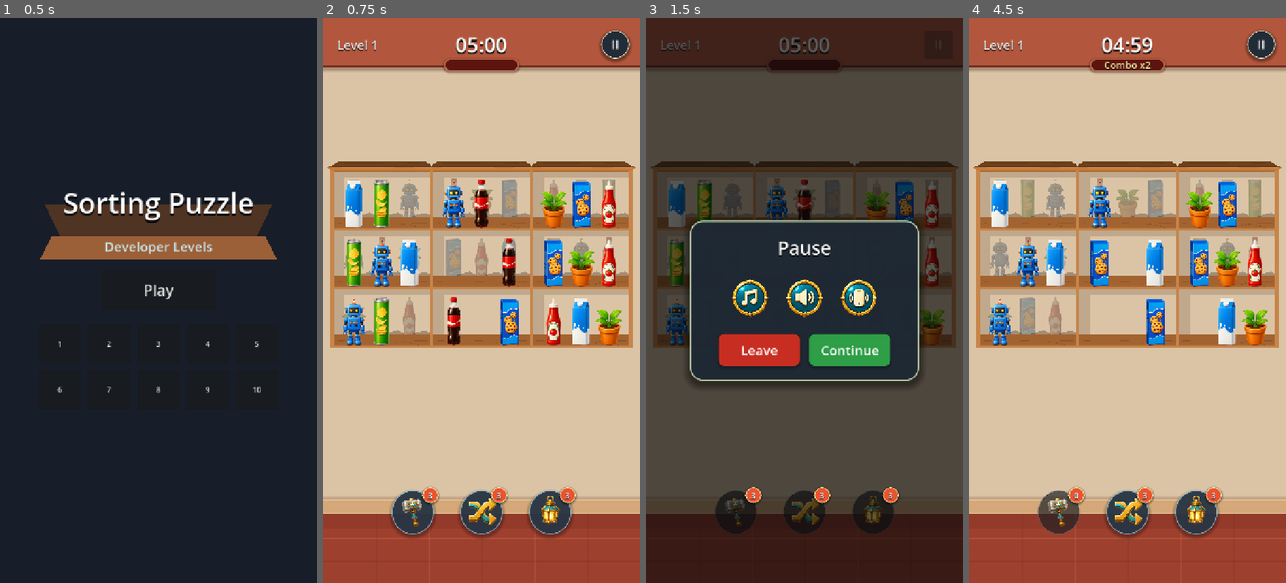
Above: before the commit, frames 1-4 (left to right).
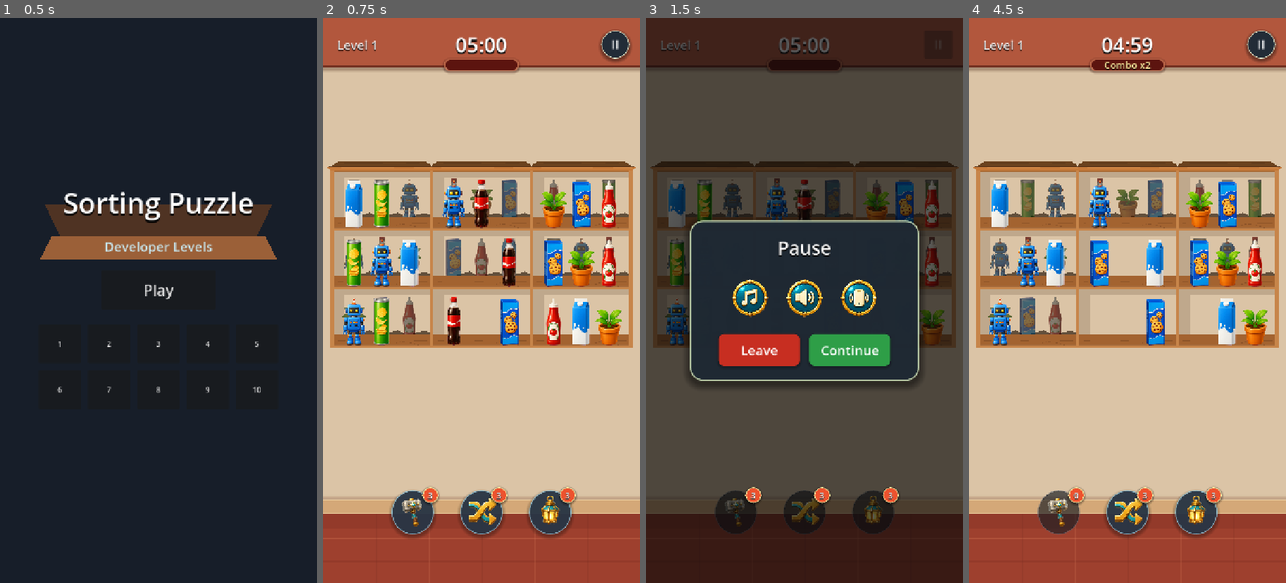
Above: after the commit, the same moments.

Repository: vladeque/sorting-puzzle
Game: Godot game, scene res://scenes/main_menu.tscn
Two runs of this game, one before a commit and one after it. Both use one fixed random seed, a clock stepped at 60 frames per second and the inputs below.
Inputs:
- Up to frame 1 (0.5 s): no input
- Up to frame 2 (0.75 s): click "Play" at 0.5 s
- Up to frame 3 (1.5 s): click "II" at 1.25 s
- Up to frame 4 (4.5 s): click "Continue" at 2 s; click "3" at 2.75 s; click "2" at 3.5 s; click "1" at 4.25 s

Frame 1 is identical in both runs. In frame 2, 2.3% of the frame differs, in the area x 6-97%, y 28-56%; in frame 3, 0.4%; in frame 4, 2.8%.

Commit message:
Adjust candy bag and shelf back-layer tint

Diff:
--- a/scripts/shelf.gd
+++ b/scripts/shelf.gd
@@ -8,7 +8,7 @@
 @export var back_layer_z_index := 4
 @export var back_layer_item_z_index := 0
 @export var back_layer_item_scale := 0.86
-@export var back_layer_item_modulate := Color(0.42, 0.42, 0.42, 0.34)
+@export var back_layer_item_modulate := Color(0.376, 0.376, 0.376, 0.706)
 
 
 func add_back_layer(layer_index: int, front_slots: Array[Node2D]) -> Array[Node2D]:
Binary file changed: assets/items/item_candy_bag.png
Not shown, changed: assets/items/item_candy_bag.png.import
Not shown, added: scripts/shelf.gd.uid
